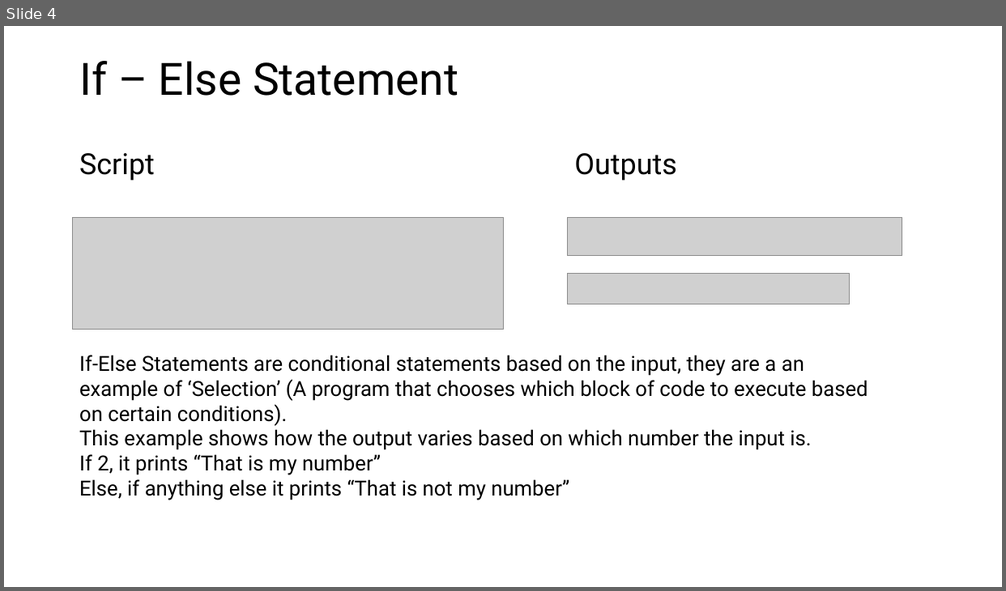
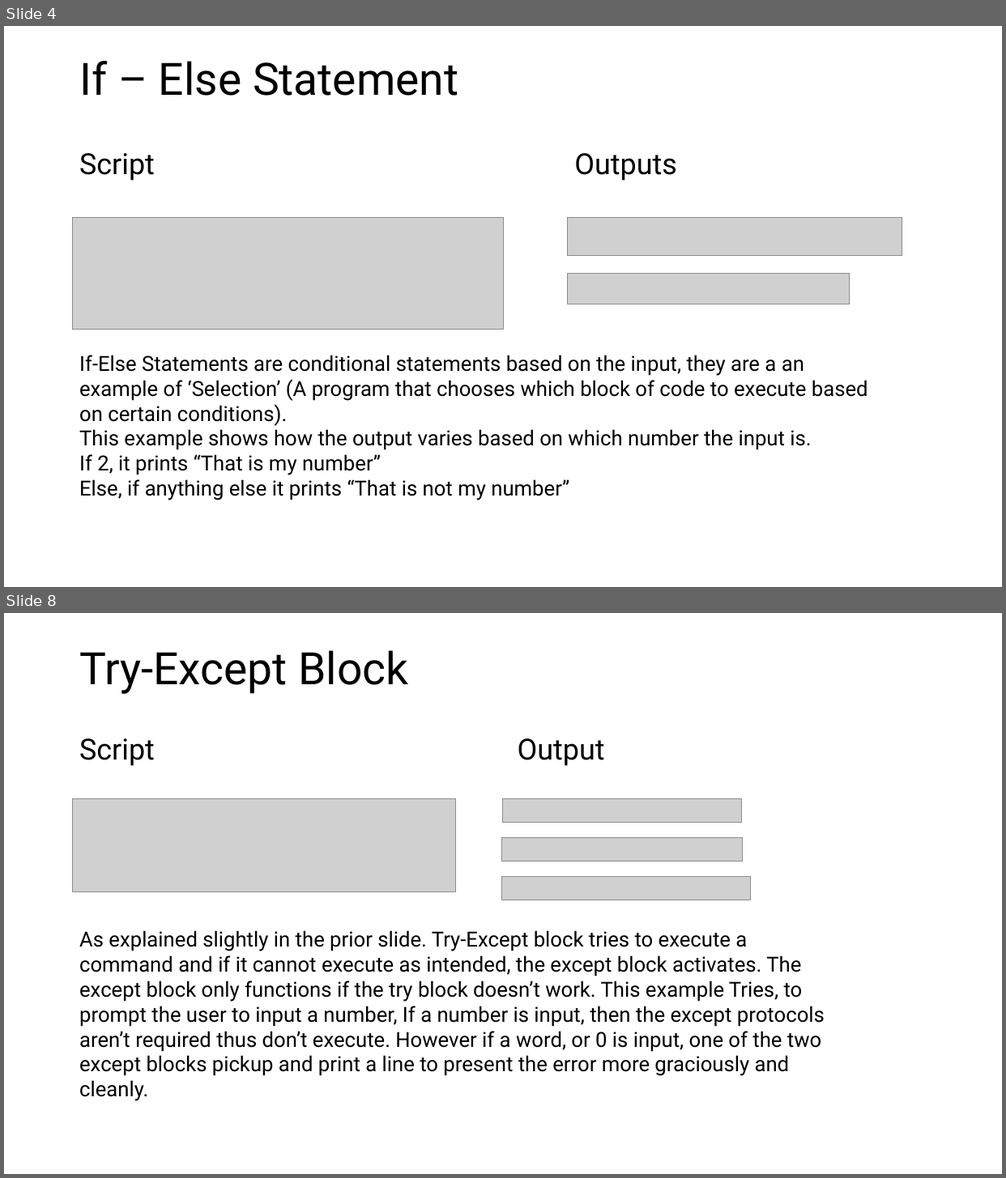
Before and after one commit to PengoPango/403IT_Programming_repos, a slide deck: 403_Programming/assignments/403IT_Understanding_PP.pptx. Shown one above the other, each under a label of ours: slide 4 before the commit, slides 4 and 8 after it; the slides between them are not shown. The pictures are 1006x591 and 1006x1178 pixels, drawn with LibreOffice and Linux fonts; fonts in the diff are those of the drawing; grey boxes stand for pictures. Boxes give left, top, right and bottom in pixels: in the first picture for what was removed or moved away, otherwise in the second. Text is boxed around its words. In the diff, an @@ line names an element or a change of style, - is before the commit and + after.

```diff
--- a/403_Programming/assignments/403IT_Understanding_PP.pptx
+++ b/403_Programming/assignments/403IT_Understanding_PP.pptx
@@ slide 8 added at (4, 613, 1002, 1174), background #FFFFFF @@
@@ title added at (79, 650, 408, 694), 43 pt, text #000000 @@
+Try-Except Block
@@ text added at (79, 739, 155, 766), 28 pt, text #000000 @@
+Script
@@ text added at (518, 739, 605, 766), 28 pt, text #000000 @@
+Output
@@ picture added at (72, 798, 456, 892) @@
@@ picture added at (503, 798, 742, 822) @@
@@ picture added at (502, 838, 742, 862) @@
@@ picture added at (502, 876, 750, 900) @@
@@ text added at (79, 931, 825, 1076), 20 pt, text #000000 @@
+As explained slightly in the prior slide. Try-Except block tries to execute a command and if it cannot execute as intended, the except block activates. The except block only functions if the try block doesn’t work. This example Tries, to prompt the user to input a number, If a number is input, then the except protocols aren’t required thus don’t execute. However if a word, or 0 is input, one of the two except blocks pickup and print a line to present the error more graciously and cleanly.
```
Also in this commit, not shown: 1 slide changed, 7 other slides added, 1 other file.
